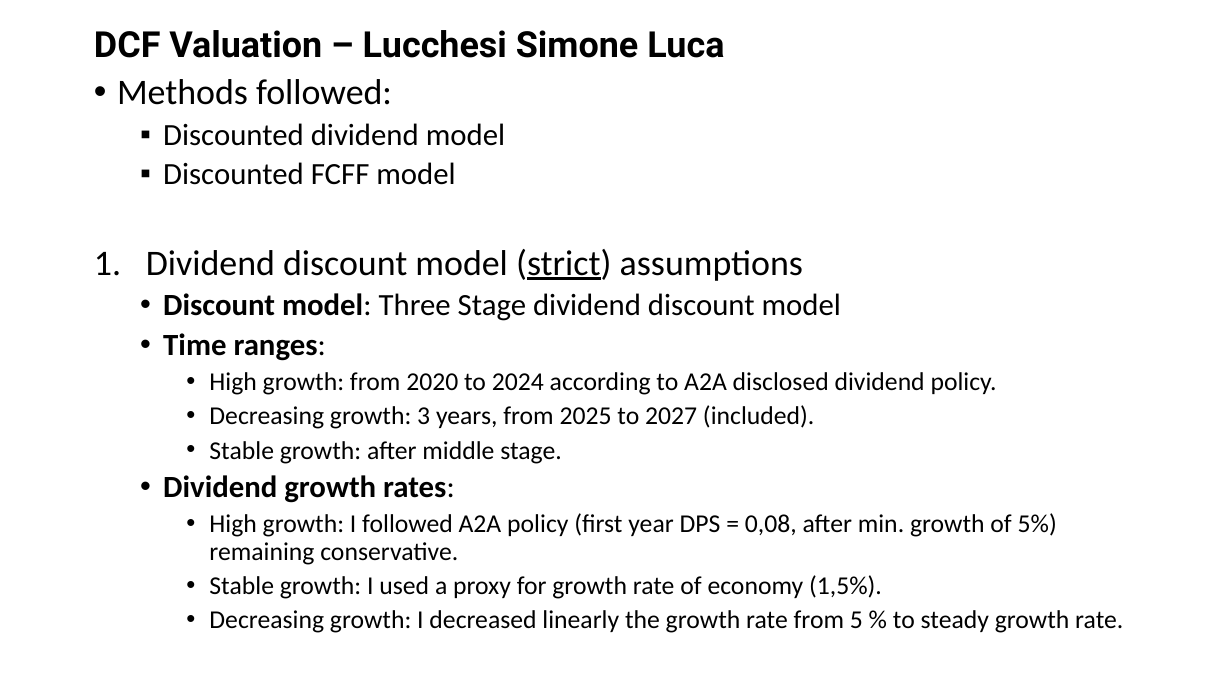
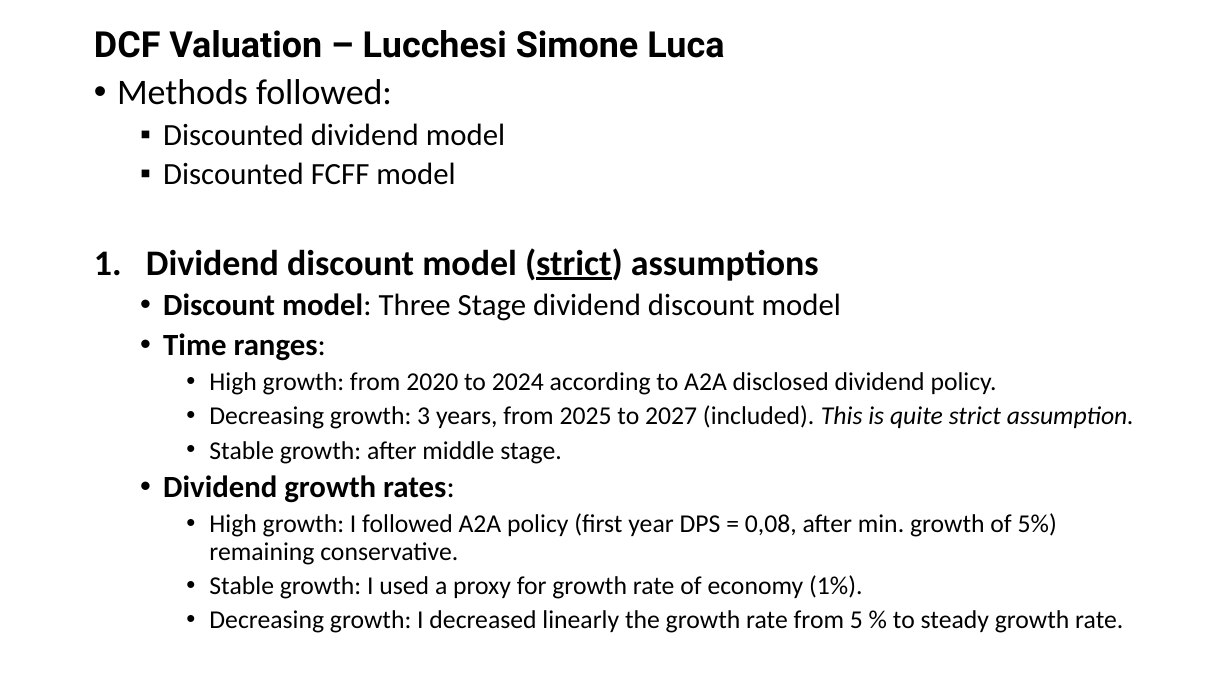
Before and after one commit to simonelucchesi/Corporate-project-, a slide deck: slide 1 of Project/Slides/5) Forecast Simone to continue.pptx. Drawn at 1232x693 pixels with LibreOffice and Linux fonts; fonts in the diff are those of the drawing. Boxes give left, top, right and bottom in pixels: in the first picture for what was removed or moved away, otherwise in the second. Text is boxed around its words. In the diff, an @@ line names an element or a change of style, - is before the commit and + after.

Commit message:
Dividend model updated

```diff
--- a/Project/Slides/5) Forecast Simone to continue.pptx
+++ b/Project/Slides/5) Forecast Simone to continue.pptx
@@ text at (146,248,819,281): bold on in "Dividend discount model (strict) assumptions" @@
@@ text at (209,405,1134,429): text changed @@
-    • Decreasing growth: 3 years, from 2025 to 2027 (included).
+    • Decreasing growth: 3 years, from 2025 to 2027 (included). This is quite strict assumption.
@@ text at (209,575,862,599): text changed @@
-    • Stable growth: I used a proxy for growth rate of economy (1,5%).
+    • Stable growth: I used a proxy for growth rate of economy (1%).
```
Also in this commit, not shown: 3 other slides changed.
